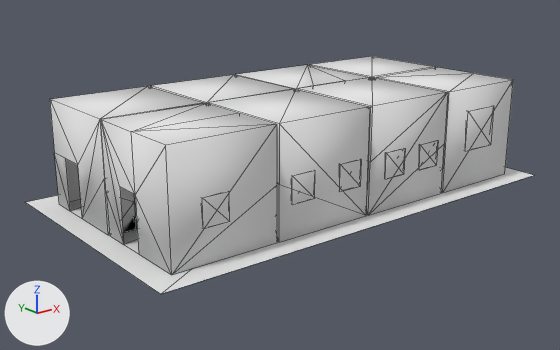
The OBJ model models/museo_prof.obj: old version first, new version second.
Both versions are drawn from a 50 mm camera at (-12.29, -12.42, 5.91) aimed at (-3.22, -1.08, 1.38). The lights are fixed; the arrows at lower left show +X, +Y and +Z. Mesh edges are drawn as thin lines. Where no turn or scale is listed for an object, it has been applied to the vertices. Vertices at the same position are counted once.

Names of what the first picture shows: 'museumTri'.
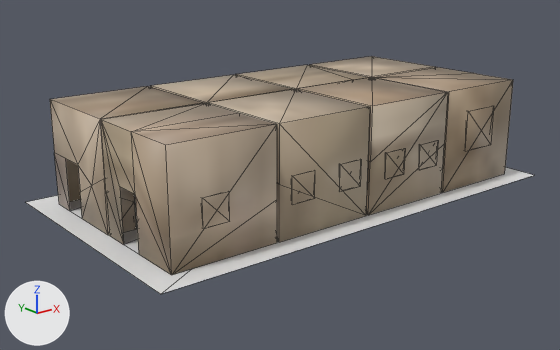
The newer file is also turned or shifted as a whole; pictures and numbers use the older file's frame.

Edits to the bpy script that builds the scene:
```text
Add img_parquet_jpg:
    img_parquet_jpg = load_image('parquet.jpg', '../textures/parquet.jpg', 236, 236, 'sRGB')
Change mat_material_12:
    remove mat_material_12.base_color = (0.8, 0.8, 0.8)  # white #e7e7e7
    mat_material_12.roughness: 1.0 -> 0.5
    add mat_material_12.texture = img_parquet_jpg
Change me_museumtri:
    used by ob_museumtri; location = (0.0, 0.0, 0.0)
    remove me_museumtri.from_pydata(...)  # 351 vertices, 555 faces; spans x -7.39..1.61, y -3.59..1.41, z 1.04..3.05
    add me_museumtri.from_pydata(...)  # 352 vertices, 556 faces; spans x -7.39..1.61, y -3.59..1.41, z 1.04..3.05
    me_museumtri part 1
    4 vertices are removed from x -6.43..-4.93, y -3.14..-1.09, z 1.54..2.04
    18 faces are deleted
    5 vertices are added at (-6.93, -0.59, 1.79), (-4.93, -2.64, 1.79), (-4.93, -3.14, 1.79), (-6.93, -0.09, 1.54), (-4.88, -2.14, 1.54)
    19 new faces join them, mat_material_12 (picture img_parquet_jpg)
    me_museumtri part 2
    3 vertices are removed from x -2.4..-1.52, y -1.09, z 1.04..3.04
    42 faces are deleted
    3 vertices are added at (-2.27, -1.09, 1.04), (-1.3, -1.09, 3.04), (-2.83, -1.09, 2.9)
    42 new faces join them, mat_material_12 (picture img_parquet_jpg)
    me_museumtri part 3: 1 kept faces spanning x -0.78, y -3.14..-2.14, z 1.04..3.04 get new texture (UV) coordinates
```

Where the change shows, as pixel boxes (x1, y1, x2, y2) in the pictures (560 x 350 px; the box of a moved part takes in the faces that stretch with it):
'museumTri', surface changed, reshaped (grey to brown)
    both: (26, 56, 533, 294)
part 1 of me_museumtri, moved or reshaped
    both: (78, 120, 279, 275)
part 2 of me_museumtri, moved or reshaped
    both: (237, 65, 512, 162)
part 3 of me_museumtri, surface changed
    both: (441, 93, 449, 192)
